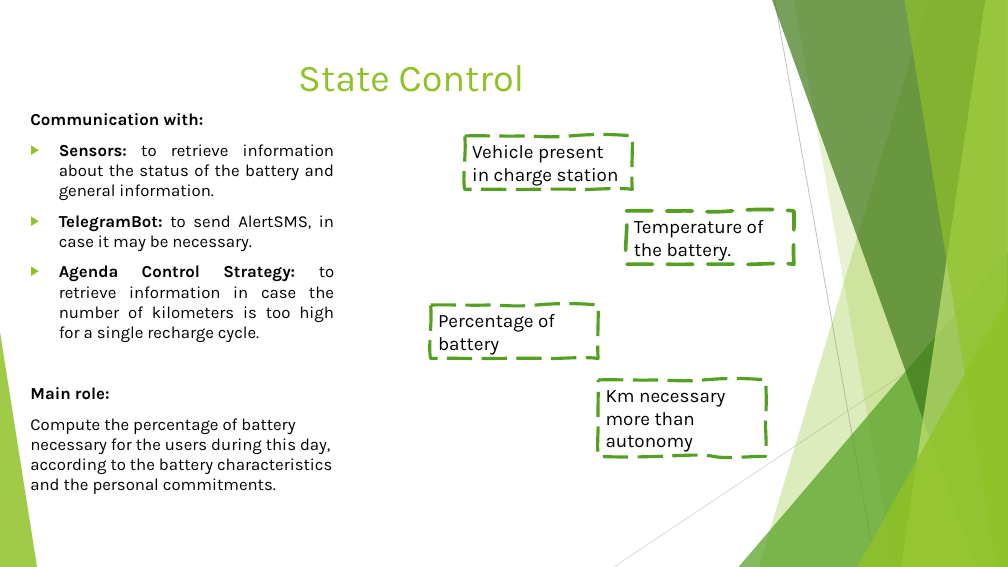
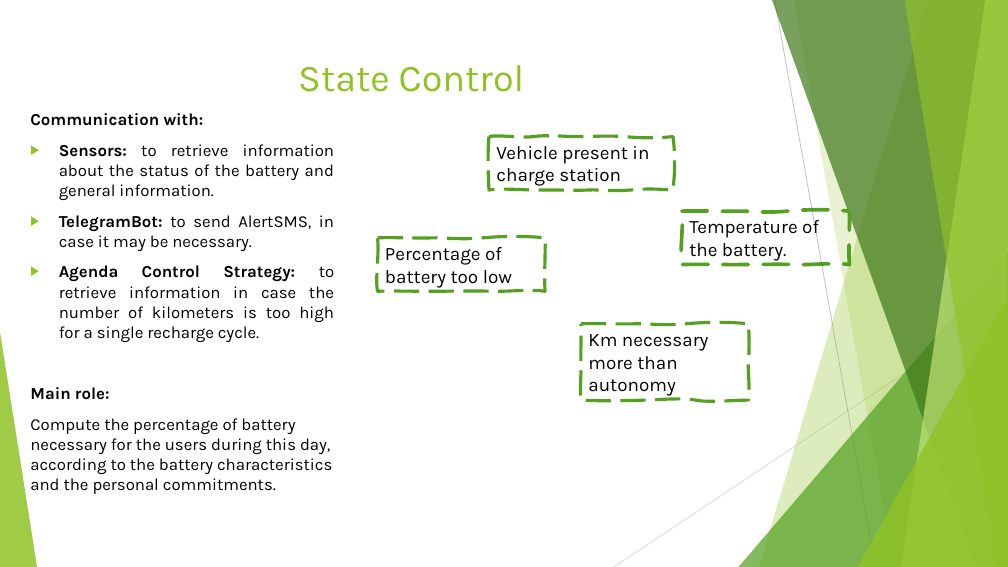
Before and after one commit to annageraci/Battery_Charger_Smart, a slide deck: slide 10 of Materiale Extra/Presentazione del progetto .pptx. Drawn at 1008x567 pixels with LibreOffice and Linux fonts; fonts in the diff are those of the drawing. Boxes give left, top, right and bottom in pixels: in the first picture for what was removed or moved away, otherwise in the second. Text is boxed around its words. In the diff, an @@ line names an element or a change of style, - is before the commit and + after.

Commit message:
OK

```diff
--- a/Materiale Extra/Presentazione del progetto .pptx
+++ b/Materiale Extra/Presentazione del progetto .pptx
@@ freeform shape "Vehicle present in charge station": place and size @@
-freeform shape "Vehicle present in charge station" at [465,136,633,190]
+freeform shape "Vehicle present in charge station" at [489,137,673,191]
@@ freeform shape "Percentage of battery too low": place and size @@
-freeform shape "Percentage of battery too low" at [431,306,599,359]
+freeform shape "Percentage of battery too low" at [377,238,545,292]
@@ freeform shape "Temperature of the battery.": place and size @@
-freeform shape "Temperature of the battery." at [627,211,795,265]
+freeform shape "Temperature of the battery." at [682,211,850,265]
@@ text in freeform shape at [385,247,512,288]: text changed @@
-Percentage of battery
+Percentage of battery too low
@@ freeform shape "Km necessary more than autonomy": place and size @@
-freeform shape "Km necessary more than autonomy" at [598,380,766,457]
+freeform shape "Km necessary more than autonomy" at [581,324,749,400]
```
Also in this commit, not shown: 1 other slide changed.
